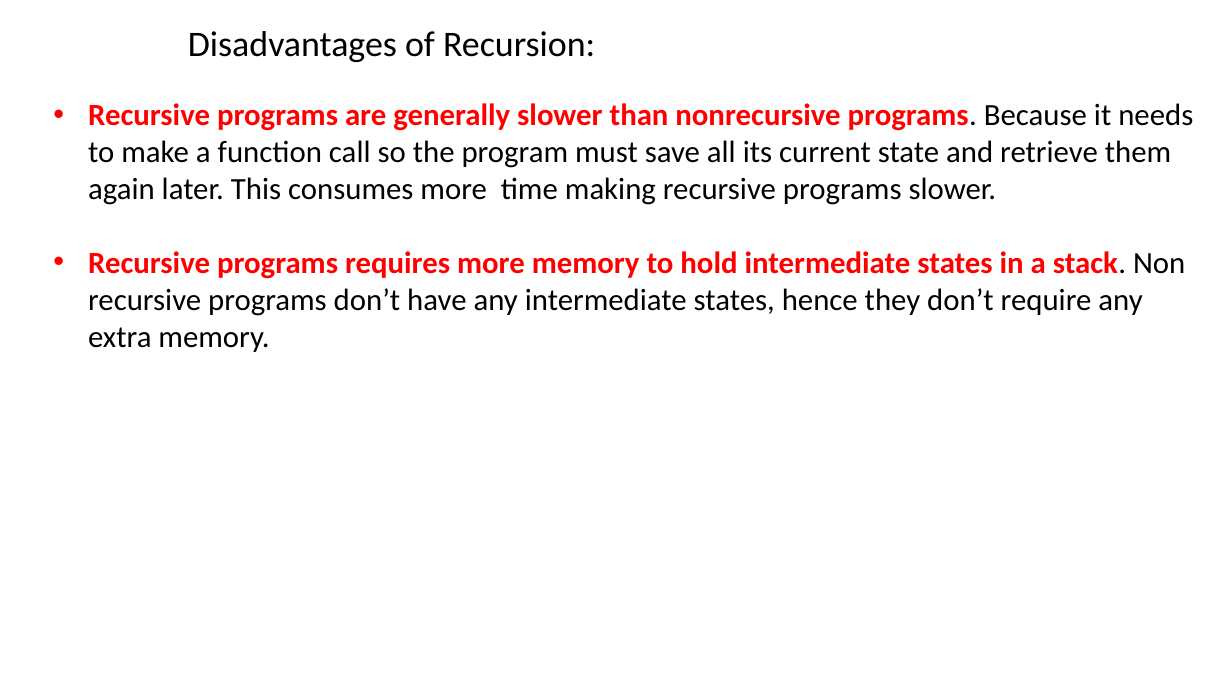
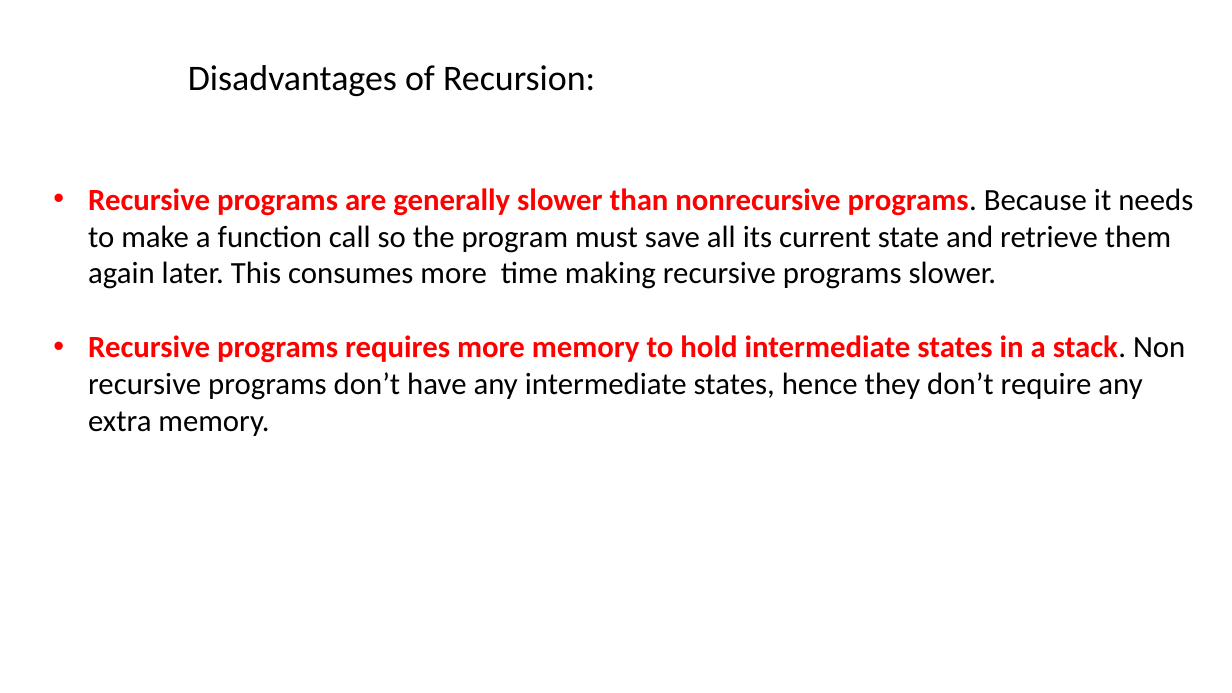
Before and after one commit to dayekuaipao/CPPLearning, a slide deck: slide 13 of week07/Lab07.pptx. Drawn at 1232x693 pixels with LibreOffice and Linux fonts; fonts in the diff are those of the drawing; background and template pictures are left out. Boxes give left, top, right and bottom in pixels: in the first picture for what was removed or moved away, otherwise in the second. Text is boxed around its words. In the diff, an @@ line names an element or a change of style, - is before the commit and + after.

```diff
--- a/week07/Lab07.pptx
+++ b/week07/Lab07.pptx
@@ text "Disadvantages of Recursion:": place and size @@
-text "Disadvantages of Recursion:" at <box>188,31,595,62</box>
+text "Disadvantages of Recursion:" at <box>188,65,595,96</box>
@@ text "Recursive programs are generally slower ...": place and size @@
-text "Recursive programs are generally slower ..." at <box>88,103,1193,352</box>
+text "Recursive programs are generally slower ..." at <box>88,188,1193,436</box>
```
Also in this commit, not shown: 4 other slides changed.
